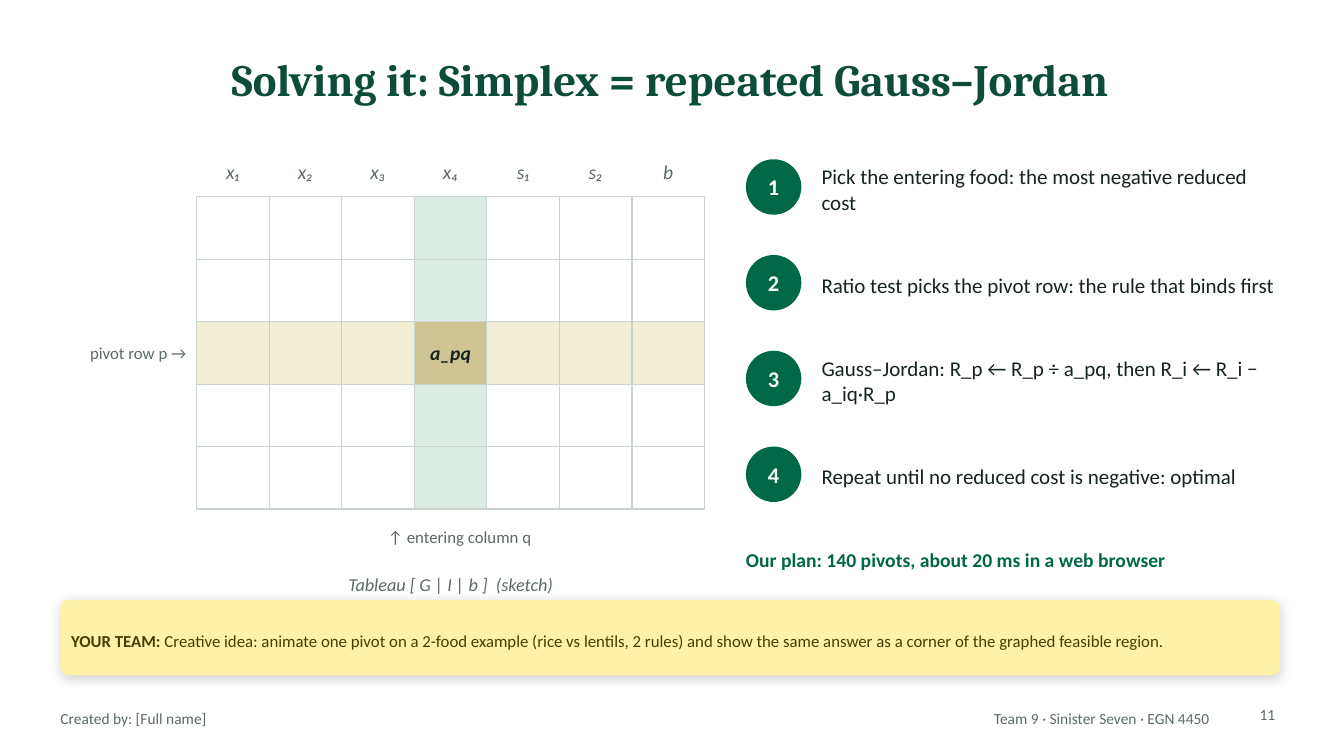
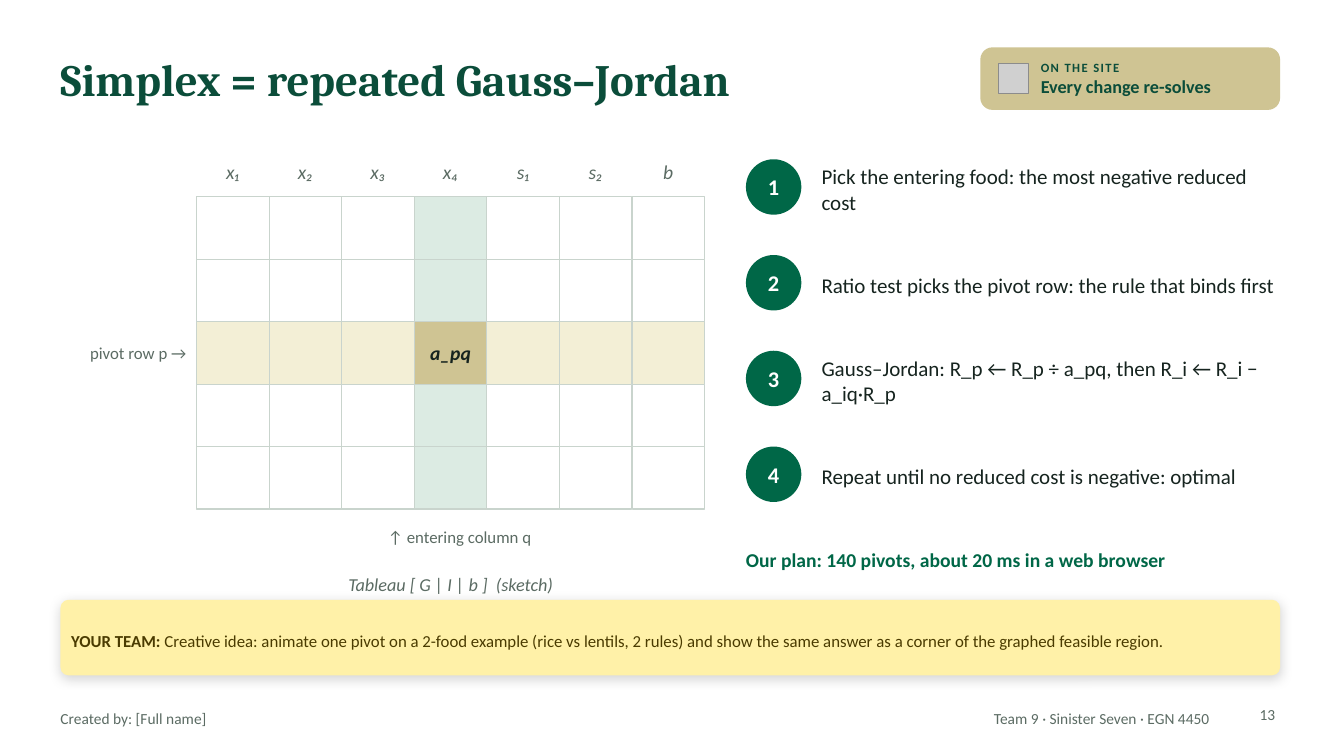
Before and after one commit to ekbaker58/feasabull-diet-optimizer, a slide deck: slide 13 of presentation/FeasaBULL_Final_Presentation_TEMPLATE.pptx (slide 11 before the commit). Drawn at 1344x756 pixels with LibreOffice and Linux fonts; fonts in the diff are those of the drawing; grey boxes stand for pictures. Boxes give left, top, right and bottom in pixels: in the first picture for what was removed or moved away, otherwise in the second. Text is boxed around its words. In the diff, an @@ line names an element or a change of style, - is before the commit and + after.

```diff
--- a/presentation/FeasaBULL_Final_Presentation_TEMPLATE.pptx
+++ b/presentation/FeasaBULL_Final_Presentation_TEMPLATE.pptx
@@ rounded rectangle added at (981,47,1280,110), fill #CFC493 @@
@@ title at (60,65,730,106): text changed @@
-Solving it: Simplex = repeated Gauss–Jordan
+Simplex = repeated Gauss–Jordan
@@ picture added at (999,64,1029,94) @@
@@ text added at (1041,63,1211,96), 13 pt, text #0B4D3A, bold @@
+ON THE SITE
+Every change re-solves
@@ page number at (1260,710,1276,720): text changed @@
-11
+13
```
Also in this commit, not shown: 19 other slides changed, 4 slides added, 2 slides removed.
